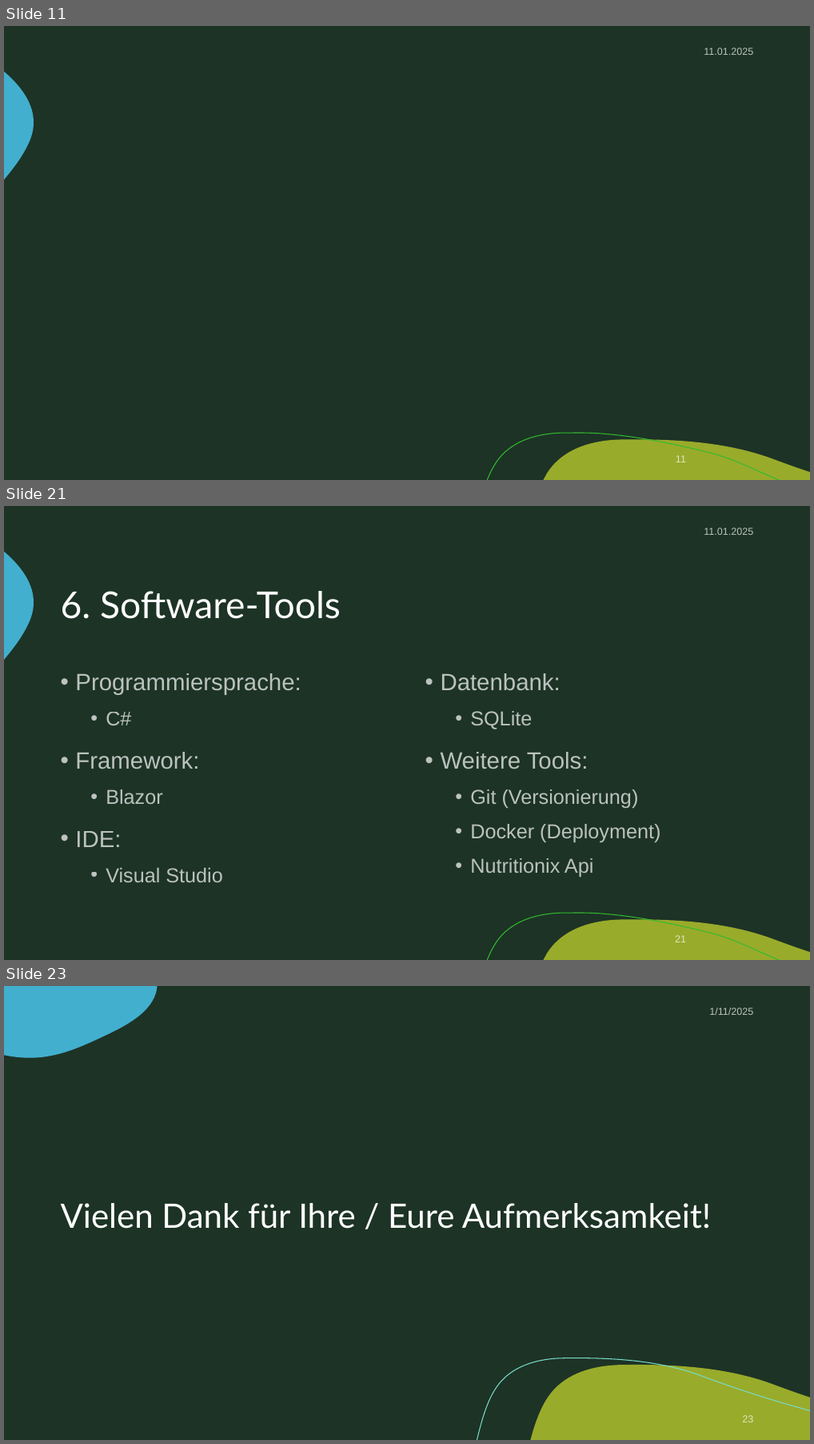
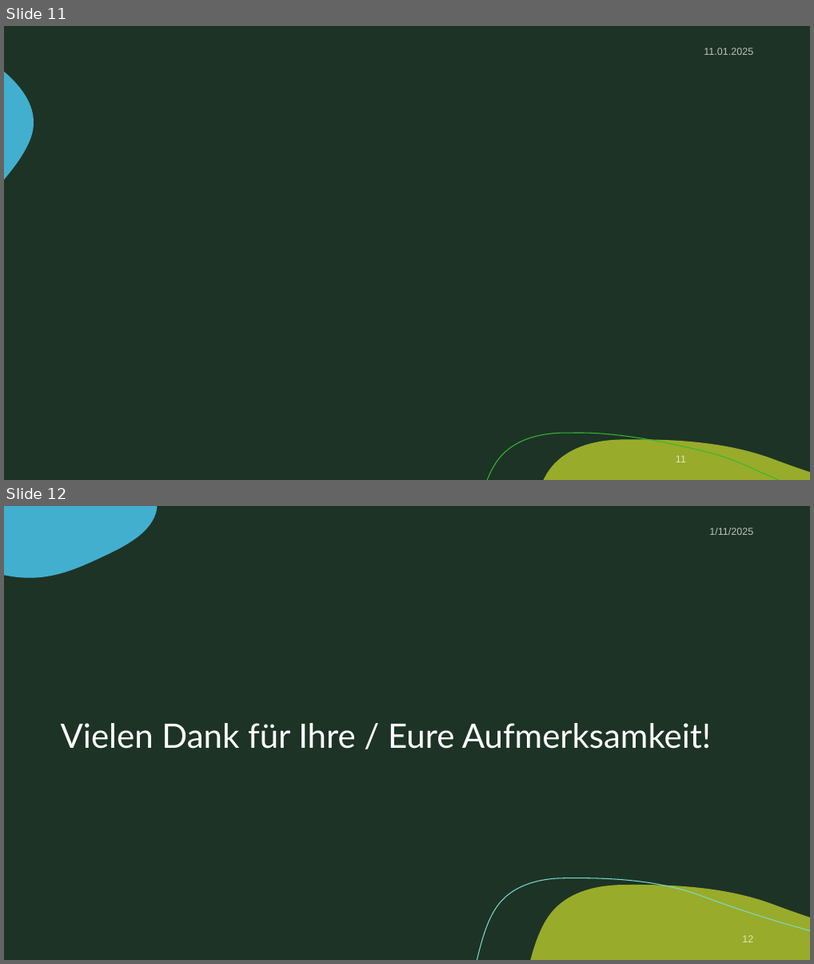
Before and after one commit to zIExpantion/ZumGelbenBach, a slide deck: Dokumente/Sprint-Backlog/Sprint-Backlog3.pptx. Shown one above the other, each under a label of ours: slides 11, 21 and 23 before the commit, slides 11 and 12 after it; the slides between them are not shown. The pictures are 814x1444 and 814x964 pixels, drawn with LibreOffice and Linux fonts; fonts in the diff are those of the drawing; background and template pictures are left out. Boxes give left, top, right and bottom in pixels: in the first picture for what was removed or moved away, otherwise in the second. Text is boxed around its words. In the diff, an @@ line names an element or a change of style, - is before the commit and + after.

```diff
--- a/Dokumente/Sprint-Backlog/Sprint-Backlog3.pptx
+++ b/Dokumente/Sprint-Backlog/Sprint-Backlog3.pptx
@@ slide 21 removed at (4, 506, 810, 960), background #1D3326; not listed: 3 template elements that a slide beside it also shows @@
@@ text removed at (704, 528, 754, 535) @@
-11.01.2025
@@ title removed at (61, 591, 341, 619) @@
-6. Software-Tools
@@ text removed at (75, 673, 301, 882) @@
-• Programmiersprache:
-  • C#
-• Framework:
-  • Blazor
-• IDE:
-  • Visual Studio
@@ text removed at (441, 673, 661, 876) @@
-• Datenbank:
-  • SQLite
-• Weitere Tools:
-  • Git (Versionierung)
-  • Docker (Deployment)
-  • Nutritionix Api
@@ page number removed at (675, 935, 686, 942) @@
-21
@@ what was slide 23 is now slide 12 @@
@@ page number at (742, 935, 754, 942): text changed @@
-23
+12
```
Also in this commit, not shown: 4 slides changed, 10 other slides removed, 2 other files.
